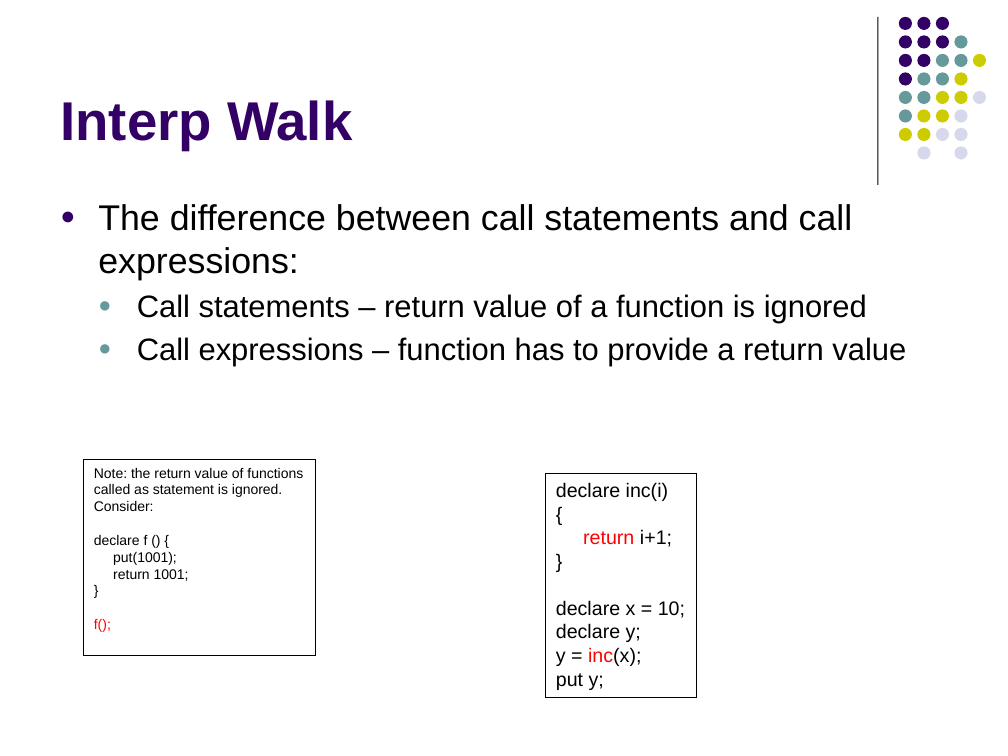
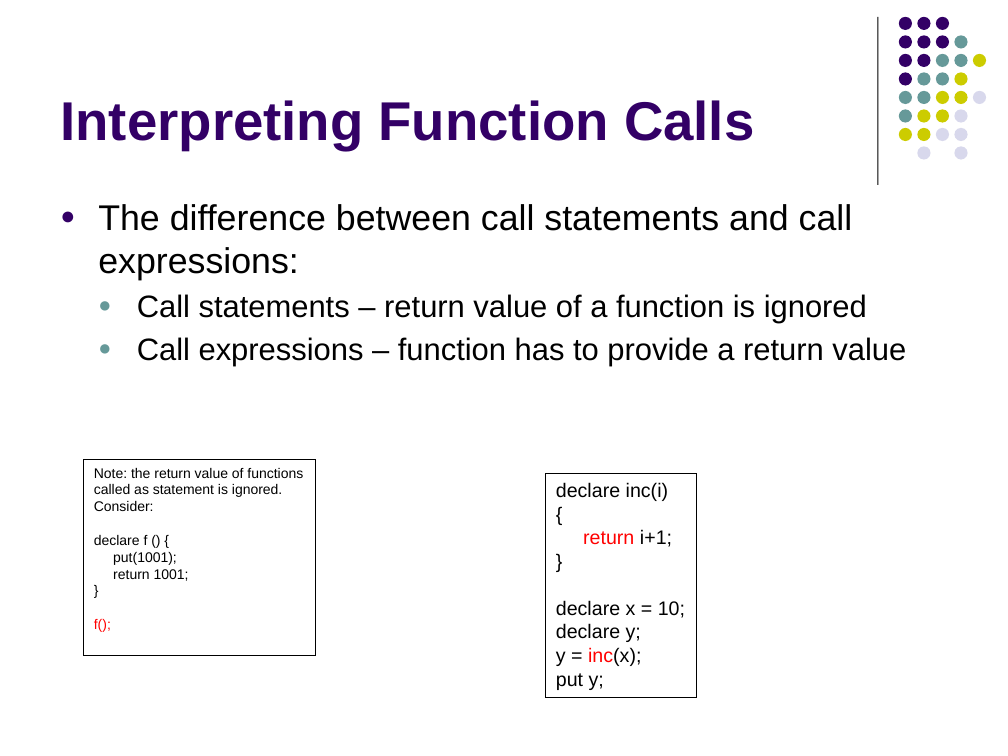
Before and after one commit to lutzhamel/CSC402, a slide deck: slide 27 of notes/csc402-ln013.pptx (slide 16 before the commit). Drawn at 1008x756 pixels with LibreOffice and Linux fonts; fonts in the diff are those of the drawing. Boxes give left, top, right and bottom in pixels: in the first picture for what was removed or moved away, otherwise in the second. Text is boxed around its words. In the diff, an @@ line names an element or a change of style, - is before the commit and + after.

```diff
--- a/notes/csc402-ln013.pptx
+++ b/notes/csc402-ln013.pptx
@@ title at [60, 100, 754, 150]: text changed @@
-Interp Walk
+Interpreting Function Calls
```
Also in this commit, not shown: 8 other slides changed, 14 slides added, 5 slides removed, 4 other files.
